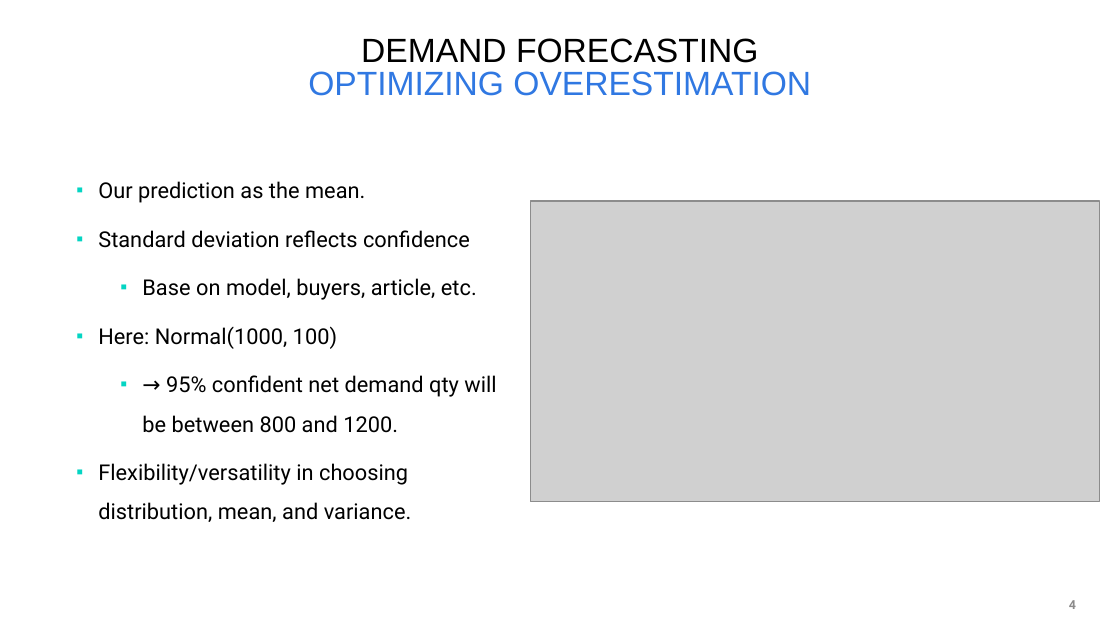
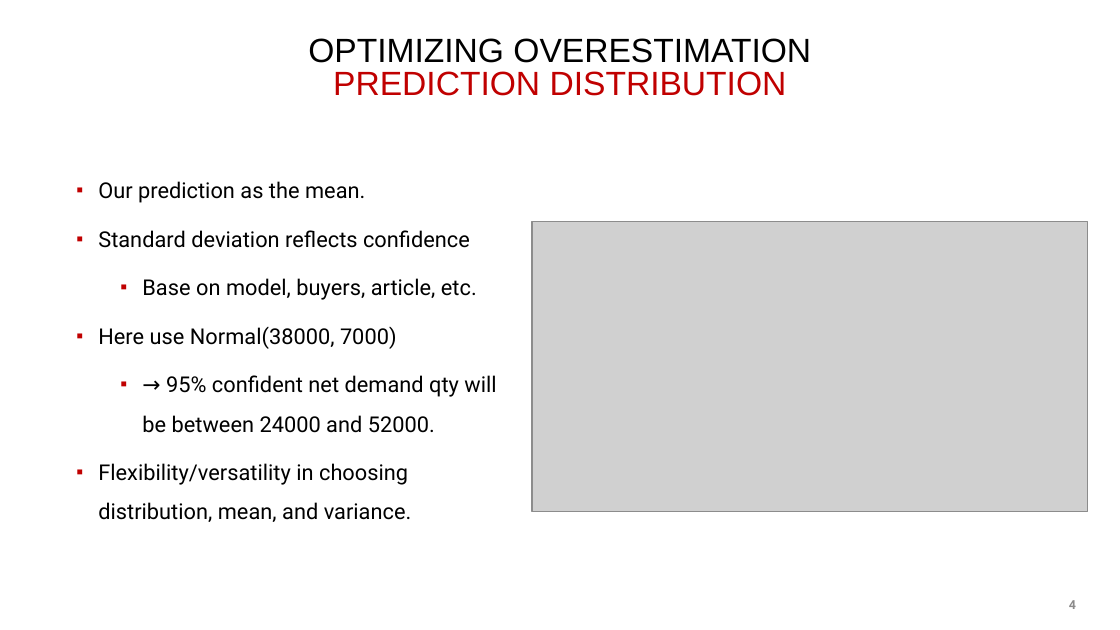
Before and after one commit to cwcomiskey/Misc, a slide deck: slide 4 of adidas/7June2019_putting.pptx. Drawn at 1120x630 pixels with LibreOffice and Linux fonts; fonts in the diff are those of the drawing; grey boxes stand for pictures; background and template pictures are left out. Boxes give left, top, right and bottom in pixels: in the first picture for what was removed or moved away, otherwise in the second. Text is boxed around its words. In the diff, an @@ line names an element or a change of style, - is before the commit and + after.

```diff
--- a/adidas/7June2019_putting.pptx
+++ b/adidas/7June2019_putting.pptx
@@ title at (308, 38, 811, 96): text changed; text colour #3078E2 to #000000 @@
-DEMAND FORECASTING
-OPTIMIZING OVERESTIMATION
+OPTIMIZING OVERESTIMATION
+PREDICTION DISTRIBUTION
@@ text at (98, 181, 477, 522): bullet colour #04D5C3 to #C00000 @@
@@ picture: place and size @@
-picture at (530, 200, 1099, 501)
+picture at (532, 222, 1088, 512)
@@ text at (98, 327, 496, 433): text changed @@
-▪ Here: Normal(1000, 100)
-  ▪ → 95% confident net demand qty will be between 800 and 1200.
+▪ Here use Normal(38000, 7000)
+  ▪ → 95% confident net demand qty will be between 24000 and 52000.
```
Also in this commit, not shown: 10 other slides changed, 2 slides added, 1 other file.
